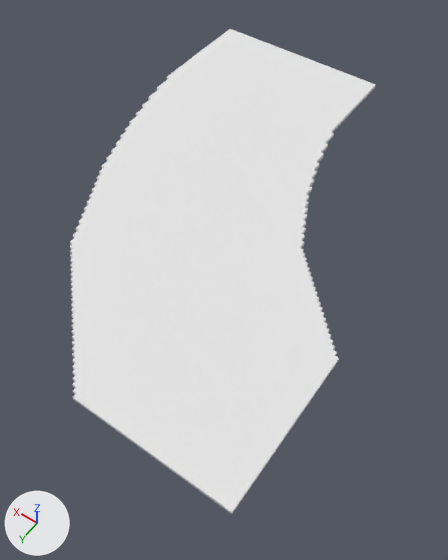
The OBJ model models_obj_test/zakretPolSkosZwir.obj, before and after one commit.
Rendered twice from a 50 mm lens placed at (-8.26, 9.26, 11.08), pointed at (-2.94, 1.81, -0.62). The lights are fixed; the arrows at lower left show +X, +Y and +Z. Where no turn or scale is listed for an object, it has been applied to the vertices. Vertices at the same position are counted once.

Objects in the first picture: 'Untitled'.
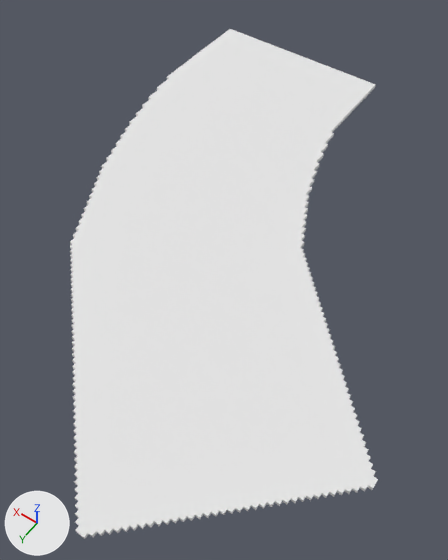
The newer file is also turned or shifted as a whole; pictures and numbers use the older file's frame.

Changed parts and their boxes [x1, y1, x2, y2] in the pictures (448 x 560 px):
'Untitled', reshaped: before [70, 29, 376, 514]; after [70, 29, 378, 539]
part 1 of me_untitled, added: after [73, 362, 378, 539]

Diff of the bpy script that builds the scene:
```diff
--- a/models_obj_test/zakretPolSkosZwir.obj.py
+++ b/models_obj_test/zakretPolSkosZwir.obj.py
@@ mat_palette_007 @@
+mat_palette_007 = principled_material('palette.007')
+mat_palette_007.base_color = (0.8, 0.8, 0.8)  # white #e7e7e7
+mat_palette_007.roughness = 1.0
@@ mat_palette_006 @@
+mat_palette_006 = principled_material('palette.006')
+mat_palette_006.base_color = (0.8, 0.8, 0.8)  # white #e7e7e7
+mat_palette_006.roughness = 1.0
@@ me_untitled @@
 # used by ob_untitled; location = (0.0, 0.0, 0.0)
-me_untitled.from_pydata(...)  # 13796 vertices, 27588 faces; spans x -6.35..2.65, y -6.35..6.35, z 0.0..0.1
+me_untitled.from_pydata(...)  # 15172 vertices, 30462 faces; spans x -8.15..2.65, y -6.35..8.15, z 0.0..0.1
+# me_untitled part 1: 1376 vertices added at x -8.15..-2.65, y 2.65..8.15, z 0.0..0.1
 me_untitled.materials.append(mat_palette_015)
+me_untitled.materials.append(mat_palette_006)  # white #e7e7e7
+me_untitled.materials.append(mat_palette_007)  # white #e7e7e7
```
